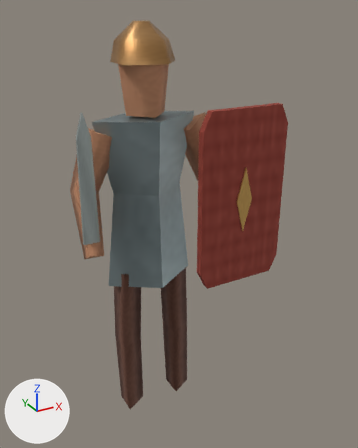
A saved change to the glTF model prototype/assets/soldiers/heavy_far.glb.
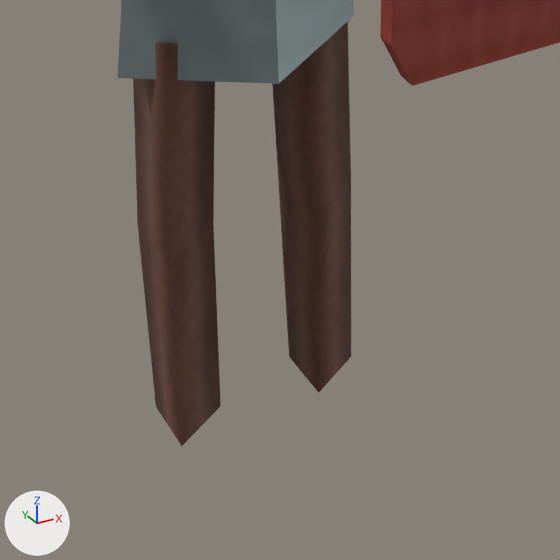
There are two pictures of each version: one whole from a camera (50 mm lens) standing at (-0.837, -1.796, 1.83) and looking at (0.122, -0.053, 0.958), one close up on the part from 19% to 72% of the width and 58% to 100% of the height. Lighting does not change. The marker at lower left points along +X, +Y and +Z. The older version's two pictures come first. Vertices at exactly the same position are counted once.

Before the edit, the objects in view are built like this:
```python
me_heavy_field_kit = bpy.data.meshes.new('Heavy_field_kit')
me_heavy_field_kit.from_pydata(...)  # 105 vertices, 170 faces; spans x -0.34..0.51, y -0.26..0.13, z 0.04..1.78
me_heavy_field_kit.materials.append(mat_field_company_woven_atlas)
ob_heavy_field_kit = bpy.data.objects.new('Heavy_field_kit', me_heavy_field_kit)
ob_heavy_field_kit.location = (0.0, 0.0, 0.0)
```
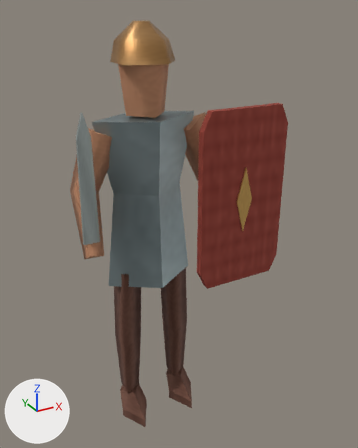
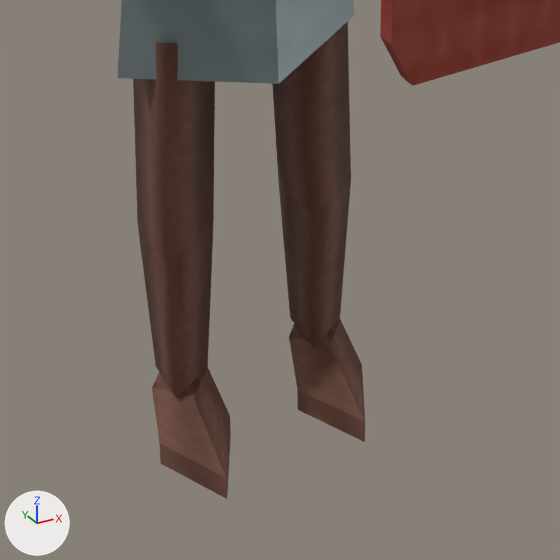
Where the change shows, as pixel boxes (x1, y1, x2, y2) in the close-ups (560 x 560 px):
'Heavy_field_kit', reshaped: before (118, 0, 560, 446); after (118, 0, 560, 499)
part 1 of me_heavy_field_kit, reshaped: before (138, 180, 351, 446); after (138, 180, 365, 499)

The change in detail:
me_heavy_field_kit is used by ob_heavy_field_kit; location (0.0, 0.0, 0.0).
me_heavy_field_kit had 105 vertices, 170 faces and spanned x -0.34..0.51, y -0.26..0.13, z 0.04..1.78.
me_heavy_field_kit now has 128 vertices, 210 faces and spans x -0.34..0.51, y -0.26..0.13, z 0.01..1.78.
Part 1, on me_heavy_field_kit:
1 vertex is removed from x 0.19, y -0.02, z 0.05.
4 faces are deleted.
5 vertices move from x -0.16..0.09, y -0.07..0.04, z 0.04..0.05 to x -0.15..0.1, y -0.04..0.04, z 0.12.
16 vertices are added at x -0.19..0.19, y -0.17..0.06, z 0.01..0.12.
8 new vertices lie (0.0, 0.0, 0.04) away from vertices in x -0.19..0.19, y -0.17..0.06, z 0.01.
44 new faces join them.
